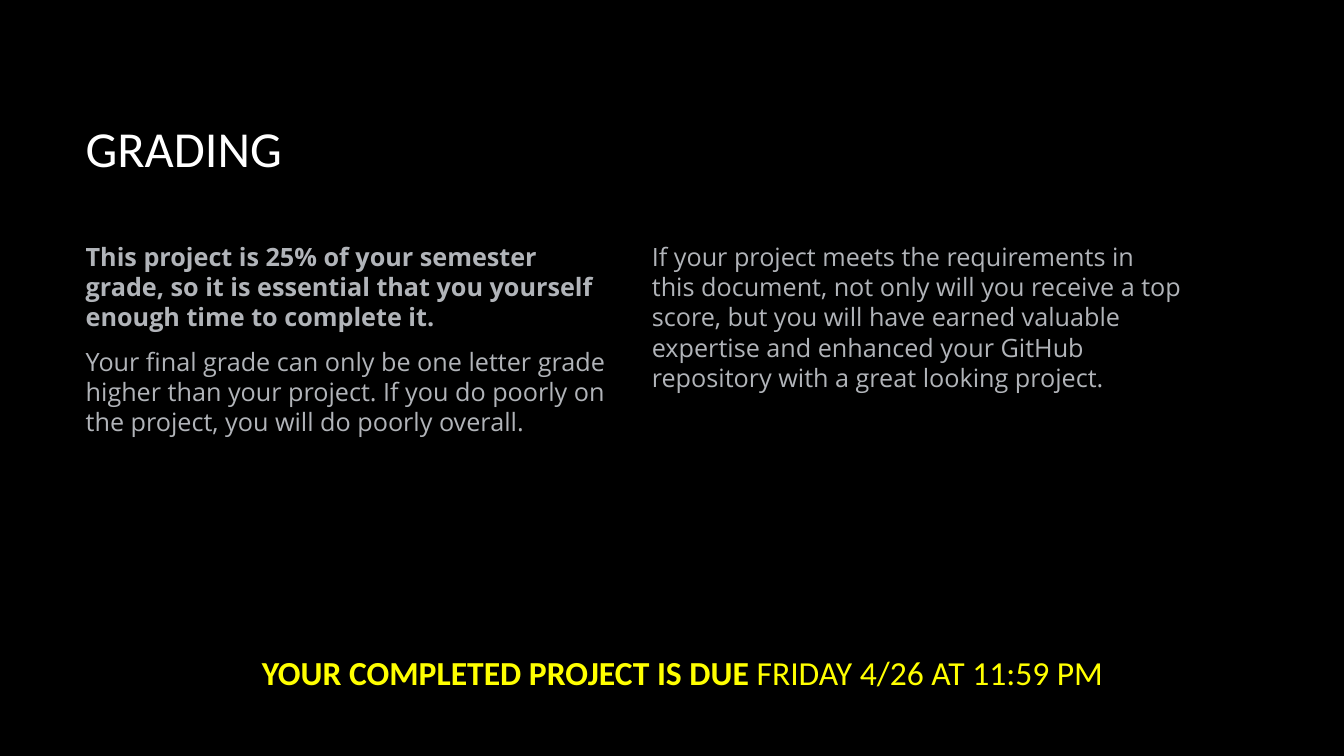
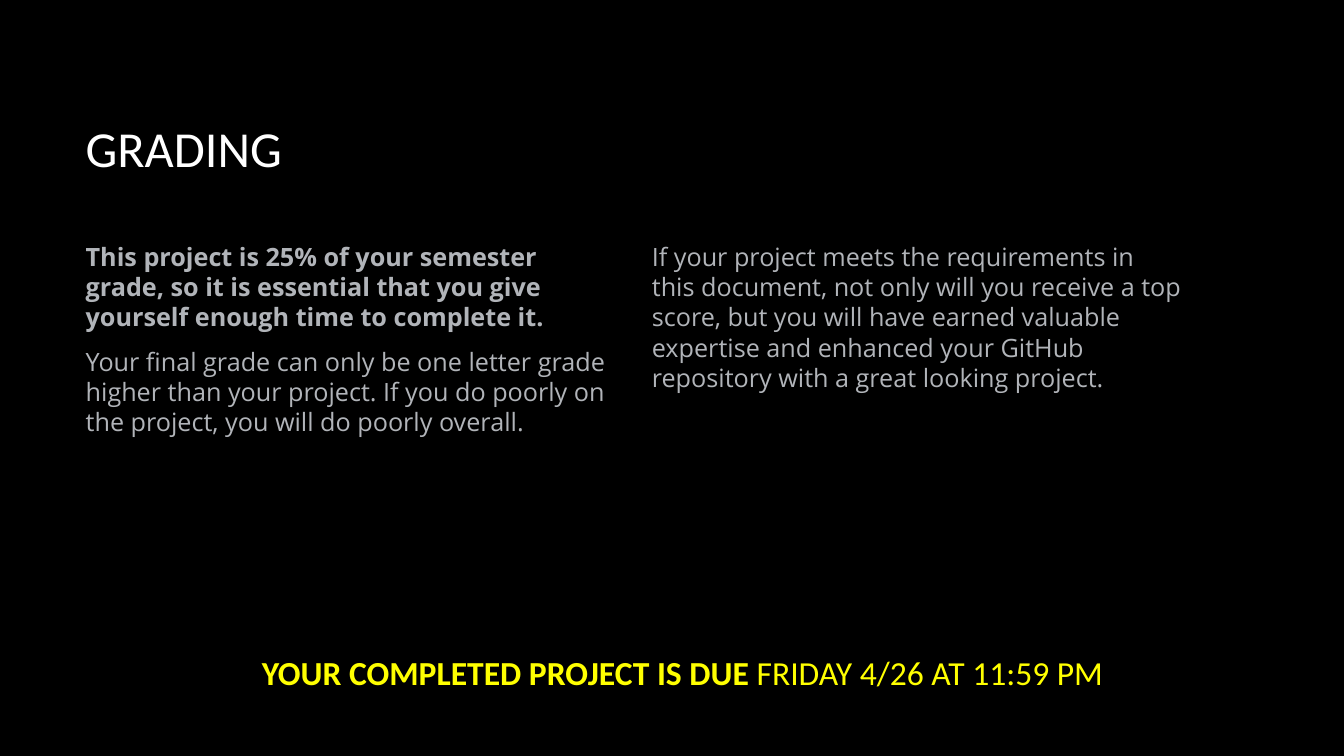
Before and after one commit to jeff-adkisson/swe-3643-spring-2024, a slide deck: slide 25 of project/presentation.pptx. Drawn at 1344x756 pixels with LibreOffice and Linux fonts; fonts in the diff are those of the drawing; background and template pictures are left out. Boxes give left, top, right and bottom in pixels: in the first picture for what was removed or moved away, otherwise in the second. Text is boxed around its words. In the diff, an @@ line names an element or a change of style, - is before the commit and + after.

Commit message:
Minor text tweaks in presentation

```diff
--- a/project/presentation.pptx
+++ b/project/presentation.pptx
@@ text at (86,246,544,332): text changed @@
-This project is 25% of your semester grade, so it is essential that you yourself enough time to complete it.
+This project is 25% of your semester grade, so it is essential that you give yourself enough time to complete it.
```
Also in this commit, not shown: 3 other slides changed, 1 other file.
